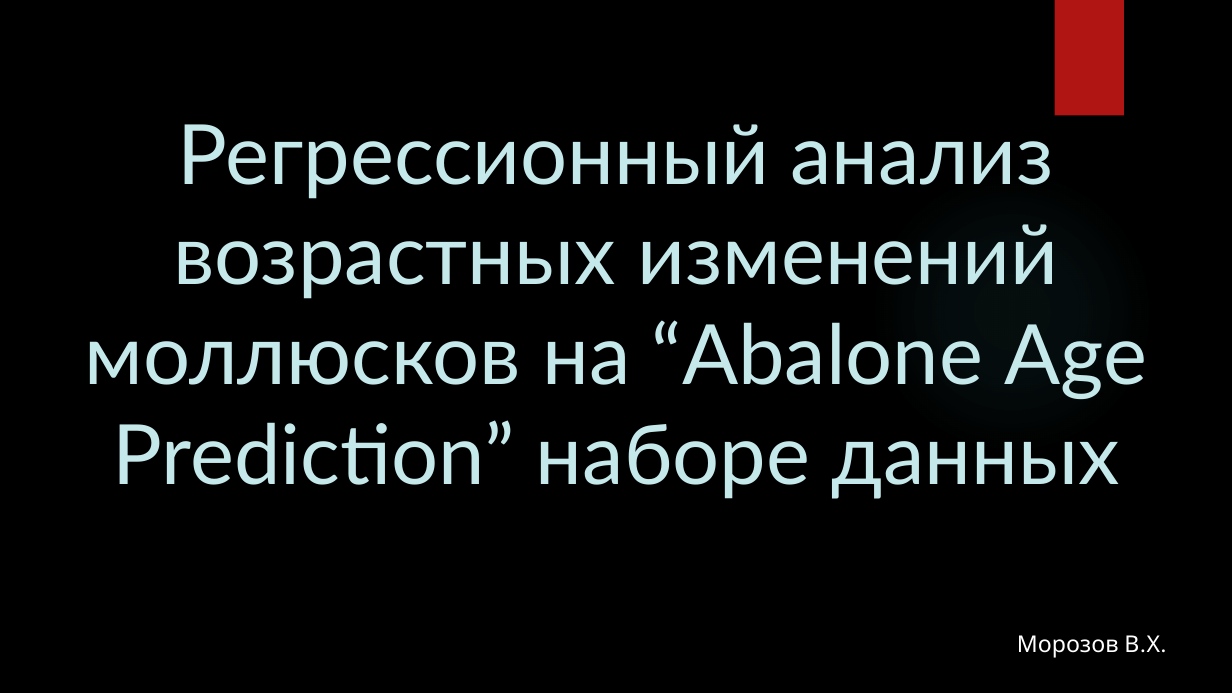
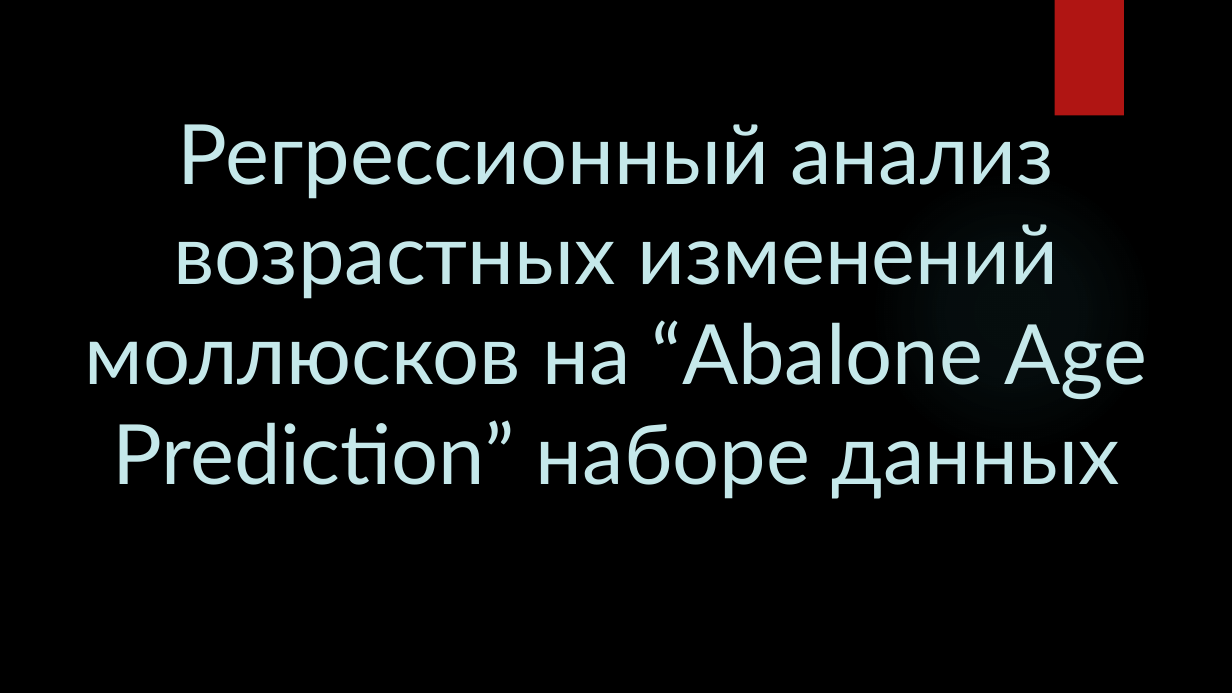
Before and after one commit to CherryYu-beep/BidDataProject, a slide deck: slide 1 of Регрессионный анализ возрастных изменений моллюсков на.pptx. Drawn at 1232x693 pixels with LibreOffice and Linux fonts; fonts in the diff are those of the drawing; background and template pictures are left out. Boxes give left, top, right and bottom in pixels: in the first picture for what was removed or moved away, otherwise in the second. Text is boxed around its words. In the diff, an @@ line names an element or a change of style, - is before the commit and + after.

Commit message:
fix

```diff
--- a/Регрессионный анализ возрастных изменений моллюсков на.pptx
+++ b/Регрессионный анализ возрастных изменений моллюсков на.pptx
@@ text removed at (1017, 635, 1161, 657) @@
-Морозов В.Х.
```
